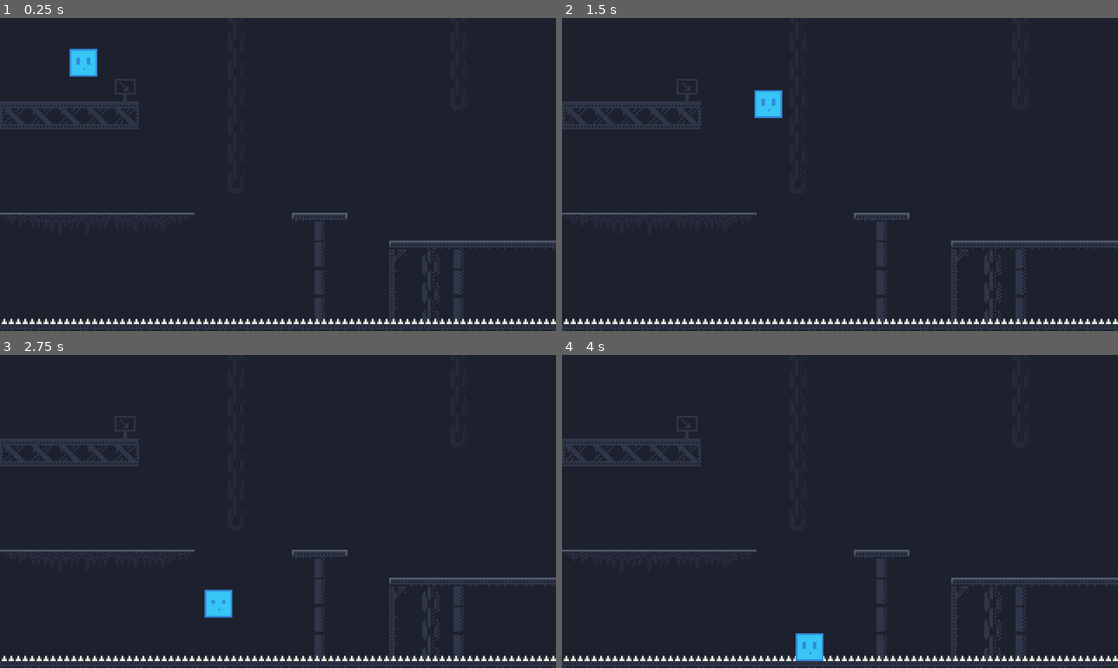
Above: before the commit, frames 1-4 (two rows, left to right).
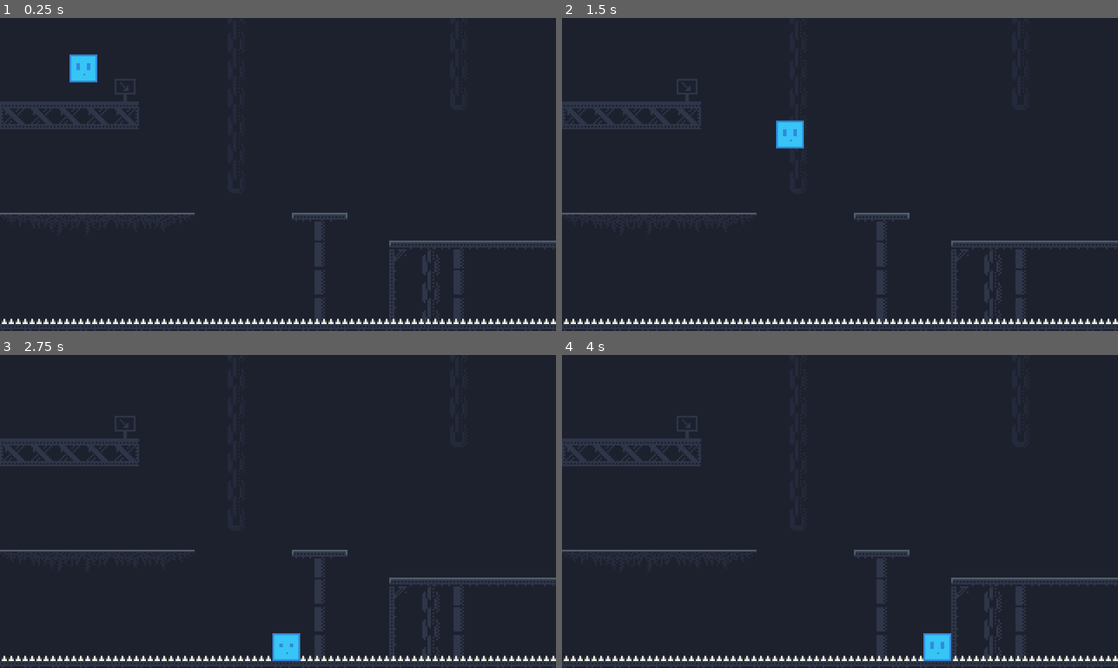
Above: after the commit, the same moments.

Repository: khriii/MagnetsGame
Game: Godot game, scene res://scenes/main/main.tscn
The game is run twice, just before and just after one commit, with the same random seed, the same clock (stepped at 60 frames per second) and the same inputs. The project has no main scene, so this scene is started directly.
Inputs:
- Up to frame 1 (0.25 s): no input
- Up to frame 2 (1.5 s): tap Enter (ui_accept) at 0.5, 0.77 s; hold Right (ui_right) from 0.53 s (still down)
- Up to frame 3 (2.75 s): tap Enter (ui_accept) at 1.52 s; release Right (ui_right) at 2.03 s; hold Left (ui_left) from 2.03 s (still down)
- Up to frame 4 (4 s): release Left (ui_left) at 2.78 s; hold Right (ui_right) from 2.78 s (still down); tap Enter (ui_accept) at 3.02, 3.77 s

The runs differ from the first frame. In frame 1, 0.3% of the frame differs, in the area x 12-18%, y 9-21%; in frame 2, 0.9%; in frame 3, 0.9%, in the area x 36-54%, y 74-98%; in frame 4, 0.9%.

Commit message:
Added test scene for positive and negative magnetic blocks. Added sprites for positive and negative blocks. Modified MovementComponent to apply less friction while pushed by another magnetic object in air.

Diff:
--- /dev/null
+++ b/magnets-game/scenes/blocks/negative_block.tscn
@@ -0,0 +1,29 @@
+[gd_scene format=3 uid="uid://d2ea7ttx8td6c"]
+
+[ext_resource type="Texture2D" uid="uid://df1do37acfajq" path="res://assets/sprites/blocks/negative_block.png" id="1_ojyt5"]
+[ext_resource type="Script" uid="uid://3saf2161m7fe" path="res://scripts/classes/components/magnetic_component.gd" id="2_n1oxv"]
+
+[sub_resource type="RectangleShape2D" id="RectangleShape2D_wvemt"]
+size = Vector2(16, 16)
+
+[sub_resource type="CircleShape2D" id="CircleShape2D_wt7nl"]
+radius = 38.052597
+
+[node name="NegativeBlock" type="RigidBody2D" unique_id=1532420148]
+
+[node name="Sprite" type="Sprite2D" parent="." unique_id=970412475]
+texture = ExtResource("1_ojyt5")
+
+[node name="CollisionShape2D" type="CollisionShape2D" parent="." unique_id=807137940]
+shape = SubResource("RectangleShape2D_wvemt")
+
+[node name="MagneticComponent" type="Area2D" parent="." unique_id=127168400 node_paths=PackedStringArray("affected_node")]
+script = ExtResource("2_n1oxv")
+polarity = -1
+magnetic_strength = 500.0
+is_movable = true
+affected_node = NodePath("..")
+metadata/_custom_type_script = "uid://3saf2161m7fe"
+
+[node name="CollisionShape2D" type="CollisionShape2D" parent="MagneticComponent" unique_id=1398469174]
+shape = SubResource("CircleShape2D_wt7nl")
--- /dev/null
+++ b/magnets-game/scenes/blocks/positive_block.tscn
@@ -0,0 +1,27 @@
+[gd_scene format=3 uid="uid://c2wqykfiykyhw"]
+
+[ext_resource type="Texture2D" uid="uid://dktigkjonrpx3" path="res://assets/sprites/blocks/positive_block.png" id="1_wt7nl"]
+[ext_resource type="Script" uid="uid://3saf2161m7fe" path="res://scripts/classes/components/magnetic_component.gd" id="2_f5a83"]
+
+[sub_resource type="RectangleShape2D" id="RectangleShape2D_wvemt"]
+size = Vector2(16, 16)
+
+[sub_resource type="CircleShape2D" id="CircleShape2D_wt7nl"]
+radius = 25.019993
+
+[node name="PositiveBlock" type="RigidBody2D" unique_id=1532420148]
+
+[node name="Sprite" type="Sprite2D" parent="." unique_id=970412475]
+texture = ExtResource("1_wt7nl")
+
+[node name="CollisionShape2D" type="CollisionShape2D" parent="." unique_id=807137940]
+shape = SubResource("RectangleShape2D_wvemt")
+
+[node name="MagneticComponent" type="Area2D" parent="." unique_id=127168400 node_paths=PackedStringArray("affected_node")]
+script = ExtResource("2_f5a83")
+magnetic_strength = 1000.0
+affected_node = NodePath("..")
+metadata/_custom_type_script = "uid://3saf2161m7fe"
+
+[node name="CollisionShape2D" type="CollisionShape2D" parent="MagneticComponent" unique_id=1398469174]
+shape = SubResource("CircleShape2D_wt7nl")
--- a/magnets-game/scenes/characters/player/player.tscn
+++ b/magnets-game/scenes/characters/player/player.tscn
@@ -5,8 +5,12 @@
 [ext_resource type="Script" uid="uid://dklh33chc8a74" path="res://scripts/classes/components/movement_component.gd" id="2_686vu"]
 [ext_resource type="Script" uid="uid://bets8i6pm2pw5" path="res://scripts/classes/components/input_component.gd" id="3_hss88"]
 [ext_resource type="Script" uid="uid://dpb3g26k4mrt7" path="res://scripts/classes/states/state_machine.gd" id="4_qd3e3"]
+[ext_resource type="Script" uid="uid://3saf2161m7fe" path="res://scripts/classes/components/magnetic_component.gd" id="4_xuses"]
 [ext_resource type="Script" uid="uid://d53ogysdjlnw" path="res://scripts/classes/states/idle.gd" id="5_mk55u"]
 [ext_resource type="Script" uid="uid://cmw7k82hw2ihe" path="res://scripts/classes/states/walk.gd" id="6_xuses"]
+
+[sub_resource type="CircleShape2D" id="CircleShape2D_42irl"]
+radius = 49.010204
 
 [sub_resource type="RectangleShape2D" id="RectangleShape2D_t61fv"]
 size = Vector2(16, 16)
@@ -126,6 +130,7 @@
 
 [node name="Player" type="CharacterBody2D" unique_id=1027311456]
 script = ExtResource("1_t61fv")
+id = "player"
 metadata/_custom_type_script = "uid://c3m8hdfvcwyyk"
 
 [node name="Components" type="Node2D" parent="." unique_id=920190464]
@@ -133,13 +138,25 @@
 [node name="MovementComponent" type="Node2D" parent="Components" unique_id=1198509796 node_paths=PackedStringArray("entity")]
 script = ExtResource("2_686vu")
 speed = 100.0
-acceleration = 200.0
+gravity = 300.0
+friction = 2000.0
+acceleration = 400.0
 entity = NodePath("../..")
 metadata/_custom_type_script = "uid://dklh33chc8a74"
 
 [node name="InputComponent" type="Node2D" parent="Components" unique_id=762902091]
 script = ExtResource("3_hss88")
 metadata/_custom_type_script = "uid://bets8i6pm2pw5"
+
+[node name="MagneticComponent" type="Area2D" parent="Components" unique_id=1424811034 node_paths=PackedStringArray("affected_node")]
+script = ExtResource("4_xuses")
+magnetic_strength = 4000.0
+is_movable = true
+affected_node = NodePath("../..")
+metadata/_custom_type_script = "uid://3saf2161m7fe"
+
+[node name="CollisionShape2D" type="CollisionShape2D" parent="Components/MagneticComponent" unique_id=1036413857]
+shape = SubResource("CircleShape2D_42irl")
 
 [node name="StateMachine" type="Node" parent="." unique_id=1069769241 node_paths=PackedStringArray("initial_state")]
 script = ExtResource("4_qd3e3")
--- /dev/null
+++ b/magnets-game/scenes/tests/magnets_with_player.tscn
@@ -0,0 +1,31 @@
+[gd_scene format=3 uid="uid://c3bj1kt4y5pno"]
+
+[ext_resource type="PackedScene" uid="uid://bvmep4qf7qt1t" path="res://scenes/levels/level1.tscn" id="1_v0702"]
+[ext_resource type="PackedScene" uid="uid://c62blrxkfsn1m" path="res://scenes/characters/player/player.tscn" id="2_dapnl"]
+[ext_resource type="PackedScene" uid="uid://c2wqykfiykyhw" path="res://scenes/blocks/positive_block.tscn" id="3_ijjym"]
+[ext_resource type="PackedScene" uid="uid://d2ea7ttx8td6c" path="res://scenes/blocks/negative_block.tscn" id="4_dapnl"]
+
+[node name="MagnetsWithPlayer" type="Node2D" unique_id=2049469468]
+
+[node name="Level1" parent="." unique_id=1150482761 instance=ExtResource("1_v0702")]
+
+[node name="Player" parent="." unique_id=1027311456 instance=ExtResource("2_dapnl")]
+position = Vector2(260, 61)
+
+[node name="PositiveBlock" parent="." unique_id=1532420148 instance=ExtResource("3_ijjym")]
+position = Vector2(260, 110)
+
+[node name="MagneticComponent" parent="PositiveBlock" index="2" unique_id=127168400]
+magnetic_strength = 100.0
+
+[node name="PositiveBlock2" parent="." unique_id=888032105 instance=ExtResource("3_ijjym")]
+position = Vector2(71, 168)
+
+[node name="MagneticComponent" parent="PositiveBlock2" index="2" unique_id=127168400]
+is_movable = true
+
+[node name="NegativeBlock" parent="." unique_id=1515436851 instance=ExtResource("4_dapnl")]
+position = Vector2(322, 177)
+
+[editable path="PositiveBlock"]
+[editable path="PositiveBlock2"]
--- a/magnets-game/scripts/classes/components/magnetic_component.gd
+++ b/magnets-game/scripts/classes/components/magnetic_component.gd
@@ -31,7 +31,7 @@
 func on_area_exited(area:Area2D):
 	if area is MagneticComponent:
 		self.colliding_magnets.erase(area)
-		print(area)
+		#print(area)
 
 #applies movement to self.affected_node given another MagneticComponent
 func handle_polarity_collision(other:MagneticComponent, delta: float)->void:
@@ -63,6 +63,8 @@
 	else:
 		movement_direction = -direction_to_other
 
+	print(movement_direction)
+
 	#we apply the force to the node based on its type
 	if self.affected_node is RigidBody2D:
 		affected_node.apply_central_force(movement_direction * final_force)
--- a/magnets-game/scripts/classes/components/movement_component.gd
+++ b/magnets-game/scripts/classes/components/movement_component.gd
@@ -15,17 +15,19 @@
 		return
 
 	# Handle x axis movement
-	if direction:
+	if direction.x != 0:
 		entity.velocity.x = move_toward(entity.velocity.x, speed * direction.x, acceleration * delta)
+	elif entity.is_on_floor():
+		entity.velocity.x = move_toward(entity.velocity.x, 0, friction * delta)
 	else:
-		entity.velocity.x = move_toward(entity.velocity.x, 0, friction * delta)
+		entity.velocity.x = move_toward(entity.velocity.x, 0, friction / 20 * delta)
 
 	# Handle y axis movement (Gravity)
 	if not entity.is_on_floor():
 		entity.velocity.y += gravity * delta
 
+	print(direction)
 	entity.move_and_slide()
-
 
 func _ready() -> void:
 	if not entity:
Binary file added: magnets-game/assets/sprites/blocks/negative_block.png
Not shown, added: magnets-game/assets/sprites/blocks/negative_block.png.import
Binary file added: magnets-game/assets/sprites/blocks/positive_block.png
Not shown, added: magnets-game/assets/sprites/blocks/positive_block.png.import
